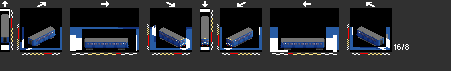
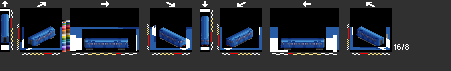
Layer changes from the first 451 x 71 image to the second:
added layer "Palette" above "Electrical equipment" over <box>62,20,70,52</box>
hid "SJ", moved it above "Details" over <box>1,14,384,45</box>
hid "Lights" over <box>180,38,232,46</box>
added layer "X1 1988 rebuild" above "X1" over <box>1,14,384,50</box>
hid "X1" over <box>1,14,384,50</box>
